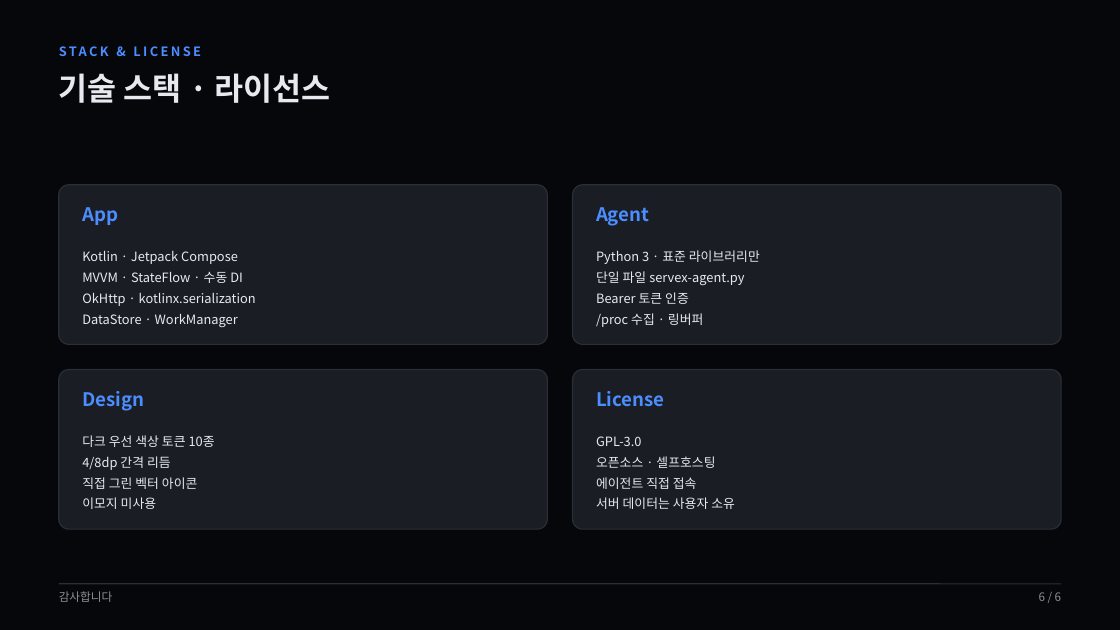
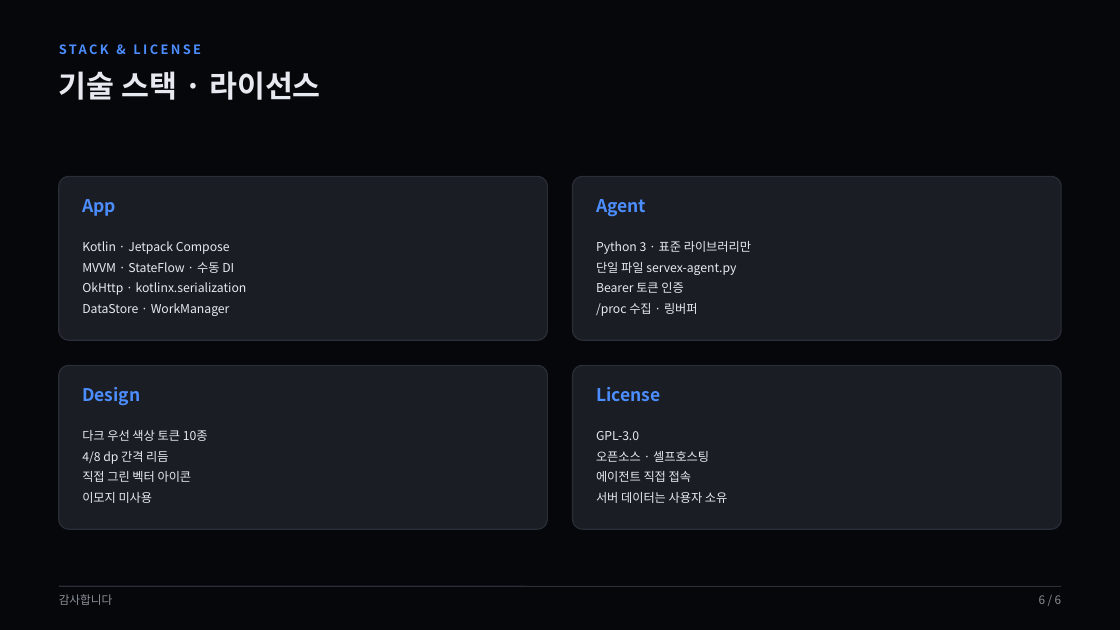
Before and after one commit to gguatit/Servex, a slide deck: slide 6 of docs/design/servex-deck.pptx. Drawn at 1120x630 pixels with LibreOffice and Linux fonts; fonts in the diff are those of the drawing. Boxes give left, top, right and bottom in pixels: in the first picture for what was removed or moved away, otherwise in the second. Text is boxed around its words. In the diff, an @@ line names an element or a change of style, - is before the commit and + after.

Commit message:
docs(design): rebuild native presentation deck

```diff
--- a/docs/design/servex-deck.pptx
+++ b/docs/design/servex-deck.pptx
@@ text "기술 스택 · 라이선스" at bbox=[59, 71, 321, 100]: size 27 to 26 pt @@
@@ rounded rectangle: place and size @@
-rounded rectangle at bbox=[59, 185, 548, 344]
+rounded rectangle at bbox=[59, 176, 548, 340]
@@ proportions changed in 4 elements at bbox=[59, 365, 548, 529], bbox=[573, 365, 1062, 529], bbox=[59, 176, 548, 340], bbox=[573, 176, 1062, 340] @@
@@ rounded rectangle: place and size @@
-rounded rectangle at bbox=[573, 185, 1062, 344]
+rounded rectangle at bbox=[573, 176, 1062, 340]
@@ text "App": place and size @@
-text "App" at bbox=[82, 207, 118, 225]
+text "App" at bbox=[82, 199, 116, 216]
@@ size 16 to 15 pt in 4 elements at bbox=[82, 387, 140, 406], bbox=[596, 387, 660, 402], bbox=[82, 199, 116, 216], bbox=[596, 199, 646, 217] @@
@@ text "Agent": place and size @@
-text "Agent" at bbox=[596, 207, 649, 226]
+text "Agent" at bbox=[596, 199, 646, 217]
@@ text "Kotlin · Jetpack Compose": place and size @@
-text "Kotlin · Jetpack Compose" at bbox=[82, 251, 256, 327]
+text "Kotlin · Jetpack Compose" at bbox=[82, 241, 247, 316]
@@ size 11 to 10.5 pt; line spacing 1.35 to 1.4 in 3 elements at bbox=[596, 431, 727, 503], bbox=[82, 241, 247, 316], bbox=[596, 241, 751, 316] @@
@@ text "Python 3 · 표준 라이브러리만": place and size @@
-text "Python 3 · 표준 라이브러리만" at bbox=[596, 250, 760, 327]
+text "Python 3 · 표준 라이브러리만" at bbox=[596, 241, 751, 316]
@@ rounded rectangle: place and size @@
-rounded rectangle at bbox=[59, 370, 548, 529]
+rounded rectangle at bbox=[59, 365, 548, 529]
@@ rounded rectangle: place and size @@
-rounded rectangle at bbox=[573, 370, 1062, 529]
+rounded rectangle at bbox=[573, 365, 1062, 529]
@@ text at bbox=[82, 430, 208, 503]: size 11 to 10.5 pt in "다크 우선 색상 토큰 10종", "직접 그린 벡터 아이콘", "이모지 미사용"; line spacing 1.35 to 1.4 @@
@@ text at bbox=[82, 451, 168, 464]: text changed; size 11 to 10.5 pt @@
-4/8dp 간격 리듬
+4/8 dp 간격 리듬
```
Also in this commit, not shown: 5 other slides changed.
